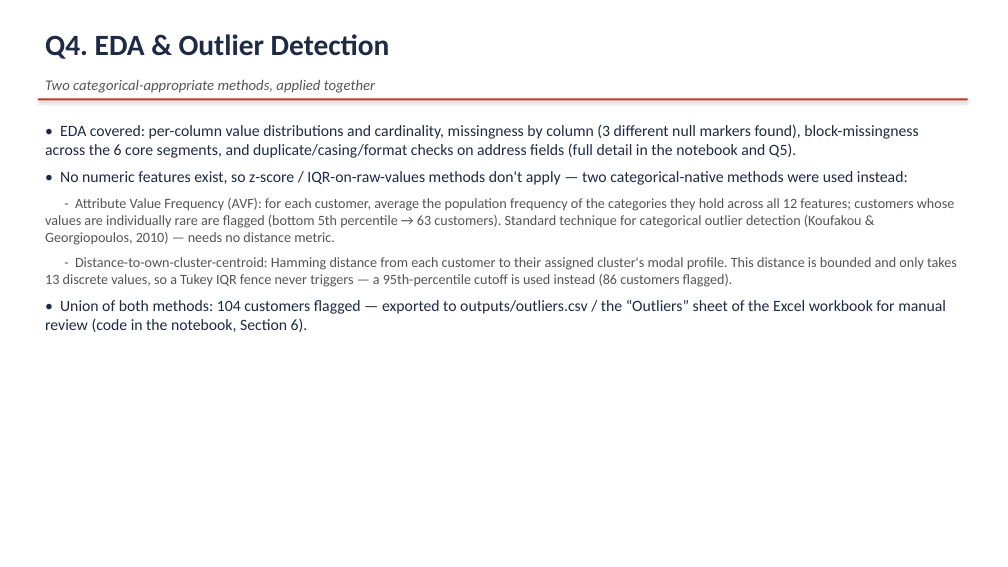
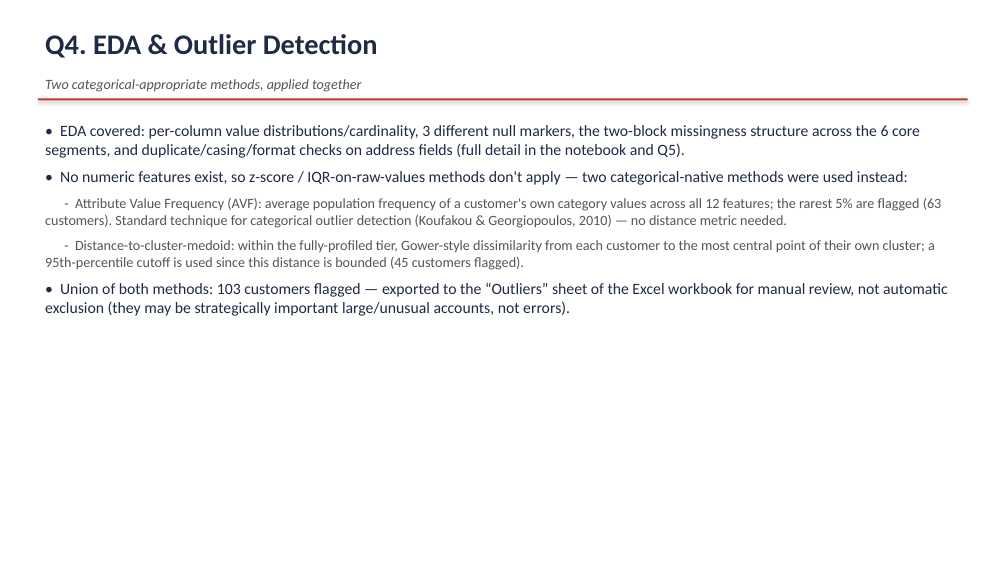
Before and after one commit to chirayum64/assignment, a slide deck: slide 9 of Venture_Creed_Case_Study_Answers.pptx (slide 7 before the commit). Drawn at 1008x567 pixels with LibreOffice and Linux fonts; fonts in the diff are those of the drawing. Boxes give left, top, right and bottom in pixels: in the first picture for what was removed or moved away, otherwise in the second. Text is boxed around its words. In the diff, an @@ line names an element or a change of style, - is before the commit and + after.

```diff
--- a/Venture_Creed_Case_Study_Answers.pptx
+++ b/Venture_Creed_Case_Study_Answers.pptx
@@ text "Q4. EDA & Outlier Detection" at bbox=[45, 34, 378, 58]: size 28 to 27 pt @@
@@ text "Two categorical-appropriate methods, applied together" at bbox=[45, 79, 361, 92]: size 14 to 13.5 pt @@
@@ text at bbox=[45, 125, 920, 158]: text changed @@
-• EDA covered: per-column value distributions and cardinality, missingness by column (3 different null markers found), block-missingness across the 6 core segments, and duplicate/casing/format checks on address fields (full detail in the notebook and Q5).
+• EDA covered: per-column value distributions/cardinality, 3 different null markers, the two-block missingness structure across the 6 core segments, and duplicate/casing/format checks on address fields (full detail in the notebook and Q5).
@@ text at bbox=[45, 198, 948, 316]: text changed @@
-- Attribute Value Frequency (AVF): for each customer, average the population frequency of the categories they hold across all 12 features; customers whose values are individually rare are flagged (bottom 5th percentile → 63 customers). Standard technique for categorical outlier detection (Koufakou & Georgiopoulos, 2010) — needs no distance metric.
-- Distance-to-own-cluster-centroid: Hamming distance from each customer to their assigned cluster's modal profile. This distance is bounded and only takes 13 discrete values, so a Tukey IQR fence never triggers — a 95th-percentile cutoff is used instead (86 customers flagged).
-• Union of both methods: 104 customers flagged — exported to outputs/outliers.csv / the “Outliers” sheet of the Excel workbook for manual review (code in the notebook, Section 6).
+- Attribute Value Frequency (AVF): average population frequency of a customer's own category values across all 12 features; the rarest 5% are flagged (63 customers). Standard technique for categorical outlier detection (Koufakou & Georgiopoulos, 2010) — no distance metric needed.
+- Distance-to-cluster-medoid: within the fully-profiled tier, Gower-style dissimilarity from each customer to the most central point of their own cluster; a 95th-percentile cutoff is used since this distance is bounded (45 customers flagged).
+• Union of both methods: 103 customers flagged — exported to the “Outliers” sheet of the Excel workbook for manual review, not automatic exclusion (they may be strategically important large/unusual accounts, not errors).
```
Also in this commit, not shown: 6 other slides changed, 5 slides added, 3 slides removed, 4 other files.
